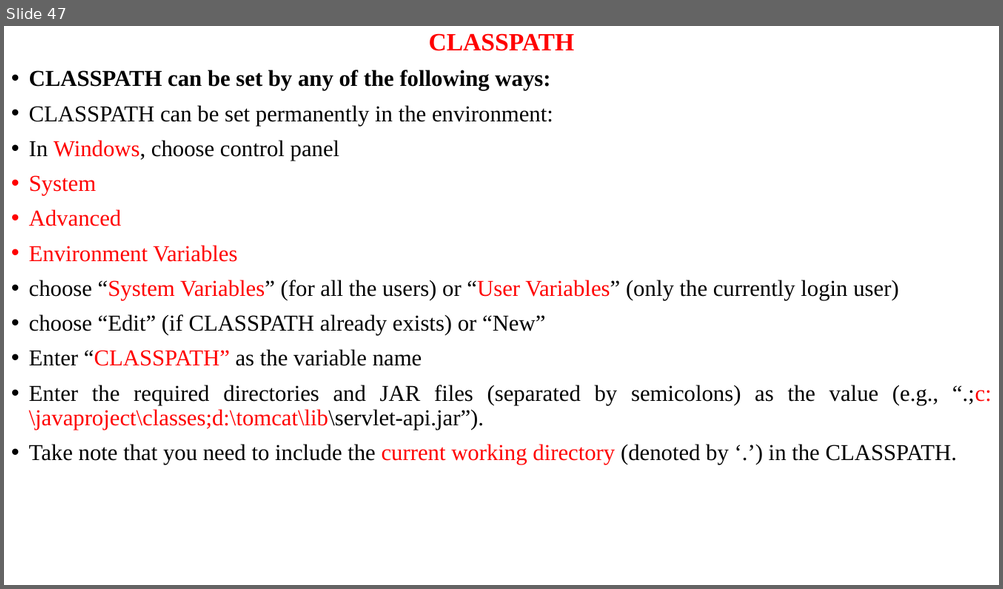
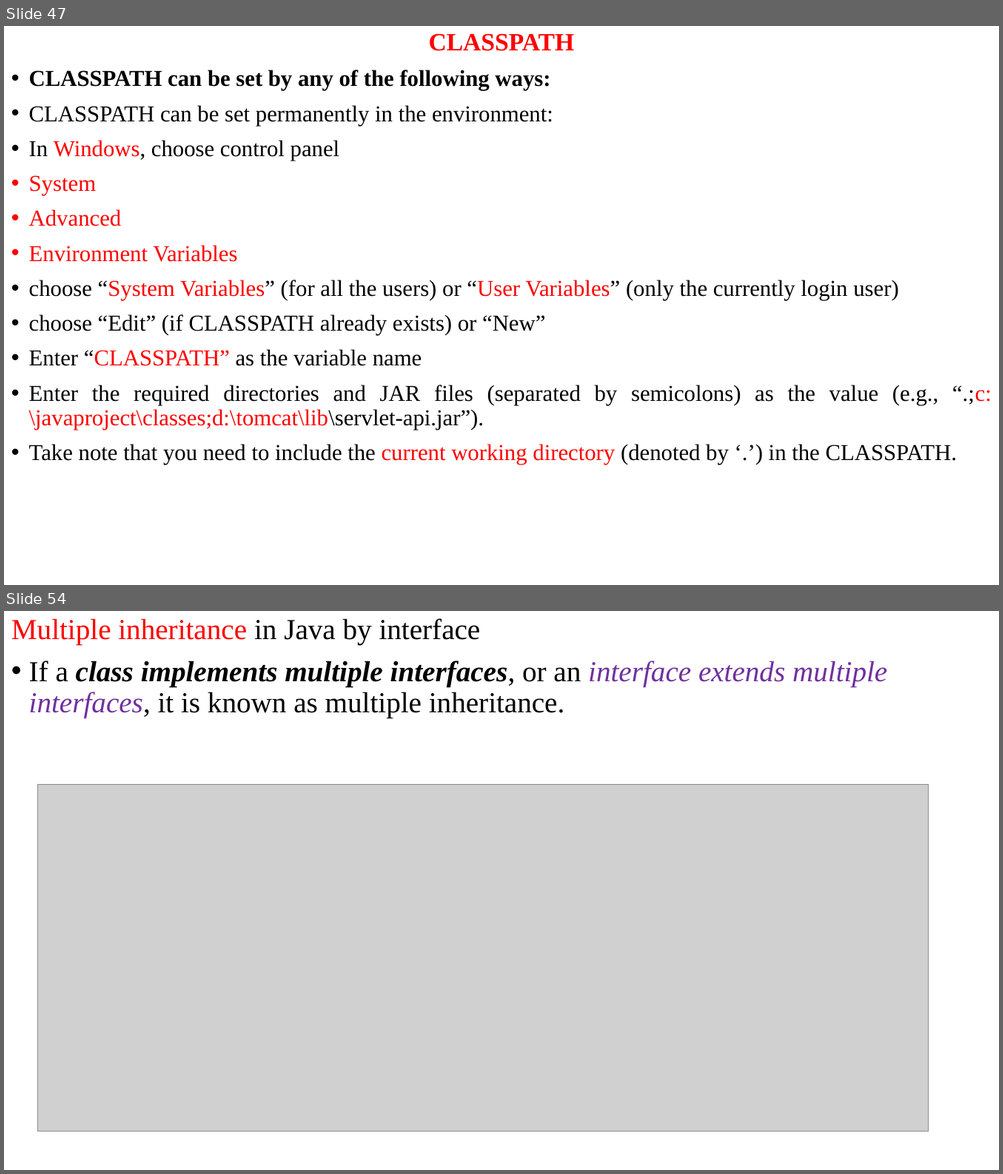
Before and after one commit to anvesh1987/Java-Programs-CSE-G, a slide deck: UNIT –II.ppt. Shown one above the other, each under a label of ours: slide 47 before the commit, slides 47 and 54 after it; the slides between them are not shown. The pictures are 1003x589 and 1003x1174 pixels, drawn with LibreOffice and Linux fonts; fonts in the diff are those of the drawing; grey boxes stand for pictures. Boxes give left, top, right and bottom in pixels: in the first picture for what was removed or moved away, otherwise in the second. Text is boxed around its words. In the diff, an @@ line names an element or a change of style, - is before the commit and + after.

```diff
--- a/UNIT –II.ppt
+++ b/UNIT –II.ppt
@@ slide 54 added at (4, 611, 999, 1170), background #FFFFFF @@
@@ text added at (11, 618, 887, 718), 28 pt, text #000000 @@
+Multiple inheritance in Java by interface
+• If a class implements multiple interfaces, or an interface extends multiple interfaces, it is known as multiple inheritance.
@@ picture added at (37, 784, 928, 1130) @@
```
Also in this commit, not shown: 8 other slides added, 5 other files.
